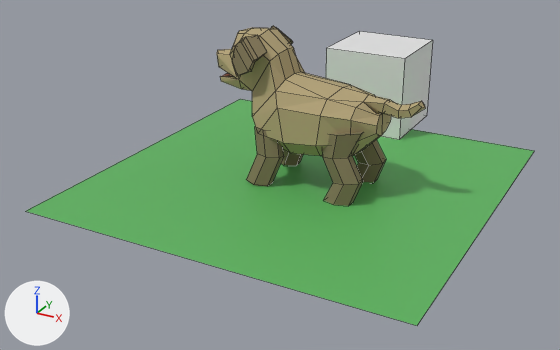
The Blender file blender/golden-retriever.blend, before and after one commit.
Camera for both pictures: a 50 mm lens placed at (3.45, -6.76, 3.36), pointed at (-0.25, -0.03, 0.0). Arrows for +X, +Y and +Z are at lower left; the lights stay in place. Mesh edges are drawn as thin lines.

The first picture shows 'Plane', 'body', 'ear', 'front-leg', 'one-meter', 'rear-leg'.
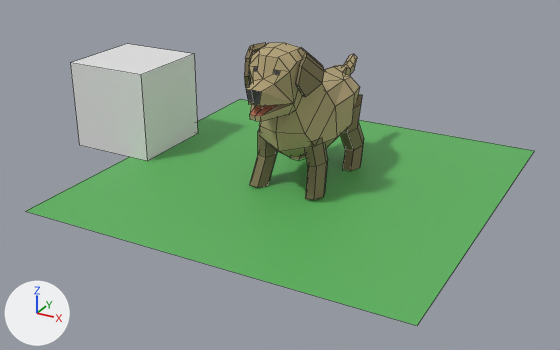
The change, as a list of edits to the scene's bpy script:
```text
Change me_plane_001:
    where me_plane_001.from_pydata(...)  # 85 vertices, 67 faces; spans x -1.03..1.3, y -0.4..0.0, z 0.34..1.56
    used by ob_body; location = (0.0, 0.0, 0.0)
    me_plane_001 part 1: the whole mesh is turned 90 degrees about the z axis through the mesh origin
Change me_plane_002:
    where me_plane_002.from_pydata(...)  # 20 vertices, 18 faces; spans x -0.17..0.133, y -0.238..0.084, z -0.048..0.341
    used by ob_ear; location = (-0.383, -0.21, 1.454); rotation_euler = (2.336, 0.686, 0.11), in degrees (134, 39, 6.3)
    me_plane_002 part 2: the whole mesh is multiplied about its middle by the matrix ((-0.085, 0.638, 0.765), (0.769, 0.53, -0.357), (-0.634, 0.558, -0.536)), then moved by (0.293, -0.414, 1.198)
Change me_cylinder:
    where me_cylinder.from_pydata(...)  # 18 vertices, 14 faces; spans x -0.469..-0.092, y -0.421..-0.161, z -0.007..0.616
    used by ob_front_leg; location = (0.0, 0.0, 0.0)
    me_cylinder part 3: the whole mesh is turned 90 degrees about the z axis through the mesh origin
Change me_cylinder_001:
    where me_cylinder_001.from_pydata(...)  # 24 vertices, 20 faces; spans x 0.372..0.803, y -0.426..-0.109, z -0.02..0.759
    used by ob_rear_leg; location = (0.0, 0.0, 0.0)
    me_cylinder_001 part 4: the whole mesh is turned 90 degrees about the z axis through the mesh origin
Change ob_one_meter:
    ob_one_meter.location: (0.0, 2.079, 0.5) -> (-2.244, 0.089, 0.5)
Change ob_body:
    where _m = ob_body.modifiers.new('Mirror', 'MIRROR')
    remove _m.use_axis = (False, True, False)
Change ob_ear:
    ob_ear.rotation_euler: (2.336, 0.686, 0.11) -> (0.0, 0.0, 0.0)  # degrees (134, 39, 6.3) -> degrees (0, 0, 0)
    ob_ear.location: (-0.383, -0.21, 1.454) -> (0.0, 0.0, 0.0)
    where _m = ob_ear.modifiers.new('Mirror', 'MIRROR')
    remove _m.use_axis = (False, True, False)
Change ob_front_leg:
    where _m = ob_front_leg.modifiers.new('Mirror', 'MIRROR')
    remove _m.use_axis = (False, True, False)
Change ob_rear_leg:
    where _m = ob_rear_leg.modifiers.new('Mirror', 'MIRROR')
    remove _m.use_axis = (False, True, False)
```

What differs and where, as boxes (x1, y1, x2, y2) in the pictures (560 x 350 px):
'one-meter', moved
    before: (326, 31, 433, 140)
    after: (70, 44, 198, 161)
'body', mesh turned, modifiers changed
    before: (217, 28, 425, 156)
    after: (246, 43, 360, 157)
'rear-leg', mesh turned, modifiers changed
    before: (322, 132, 386, 206)
    after: (291, 95, 364, 171)
'front-leg', mesh turned, modifiers changed
    before: (246, 127, 303, 186)
    after: (249, 130, 328, 200)
'ear', reshaped, modifiers changed, moved, turned
    before: (232, 26, 293, 76)
    after: (244, 43, 324, 97)
